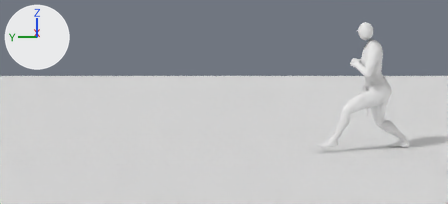
The Blender file anim-src/_preview_Back.blend as it was, and as the next commit left it.
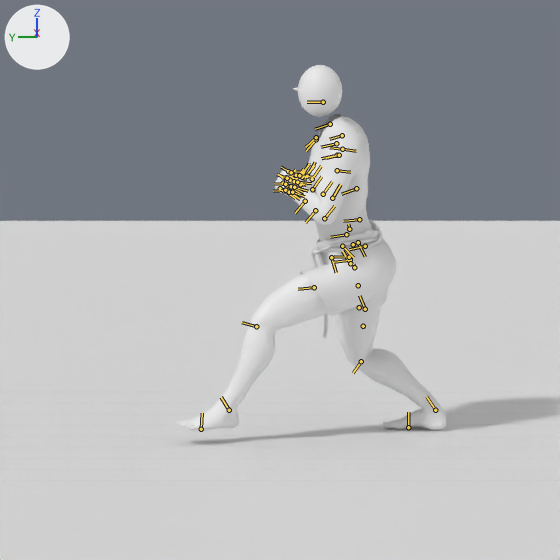
Each version appears first from the file's camera 'CamWide', and next in a close-up on the part from 57% to 100% of the width and 0% to 94% of the height. The axes (+X, +Y, +Z) are drawn at upper left. The lights are the same throughout. The last two pictures show the newer version. Both versions are drawn at frame 18 of the action 'StepDodgeBack'; the numbers are the values there. The bones that change, and the others that lie on the model, are drawn over the model as lines in the close-ups.

In view in the first close-up: 'Floor', 'HIMBO - Body HP', 'HIMBO - Boxers', 'HIMBO - Feet', 'HIMBO - Hands', 'PreviewHead', 'PreviewNose' and 13 more.
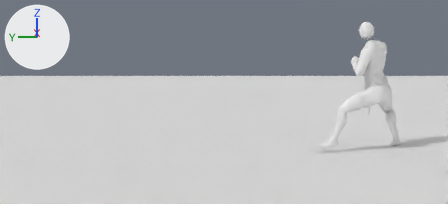
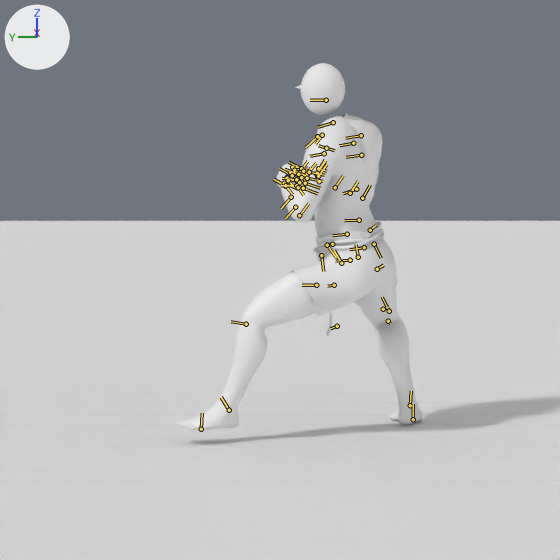
Edits to the scene script, one JSON object a line:
```json
{"block": "bone_npc_com__com", "where": "bone_npc_com__com = bpy.data.objects['StepDodge_Skeleton'].pose.bones['NPC COM [COM ]']  # child of 'NPC Root [Root]'"}
{"op": "set", "path": "bone_npc_com__com.rotation_quaternion", "old": "(0.998, -0.061, 0.006, 0.017)", "new": "(0.978, -0.058, 0.019, -0.199)", "note": "degrees (-7, 1, 2) -> degrees (-7, 1, -23)"}
{"block": "bone_npc_l_thigh__lthg", "where": "bone_npc_l_thigh__lthg = bpy.data.objects['StepDodge_Skeleton'].pose.bones['NPC L Thigh [LThg]']  # child of 'NPC Pelvis [Pelv]'"}
{"op": "set", "path": "bone_npc_l_thigh__lthg.rotation_quaternion", "old": "(0.829, -0.541, -0.059, -0.132)", "new": "(0.789, -0.524, 0.049, -0.318)", "note": "degrees (-65, -14, -9) -> degrees (-62, -15, -35)"}
{"block": "bone_npc_l_calf__lclf", "where": "bone_npc_l_calf__lclf = bpy.data.objects['StepDodge_Skeleton'].pose.bones['NPC L Calf [LClf]']  # child of 'NPC L Thigh [LThg]'"}
{"op": "set", "path": "bone_npc_l_calf__lclf.rotation_quaternion", "old": "(0.959, 0.282, -0.001, 0.0)", "new": "(0.937, 0.351, -0.002, 0.0)", "note": "degrees (33, 0, 0) -> degrees (41, 0, 0)"}
{"block": "bone_npc_l_foot__lft", "where": "bone_npc_l_foot__lft = bpy.data.objects['StepDodge_Skeleton'].pose.bones['NPC L Foot [Lft ]']  # child of 'NPC L Calf [LClf]'"}
{"op": "set", "path": "bone_npc_l_foot__lft.rotation_quaternion", "old": "(0.967, 0.196, -0.02, 0.16)", "new": "(0.979, 0.141, -0.03, 0.143)", "note": "degrees (22, -6, 18) -> degrees (16, -6, 16)"}
{"block": "bone_npc_r_thigh__rthg", "where": "bone_npc_r_thigh__rthg = bpy.data.objects['StepDodge_Skeleton'].pose.bones['NPC R Thigh [RThg]']  # child of 'NPC Pelvis [Pelv]'"}
{"op": "set", "path": "bone_npc_r_thigh__rthg.rotation_quaternion", "old": "(0.988, -0.034, -0.058, 0.136)", "new": "(0.778, -0.265, -0.247, 0.512)", "note": "degrees (-5, -6, 16) -> degrees (-42, -7, 69)"}
{"block": "bone_npc_r_calf__rclf", "where": "bone_npc_r_calf__rclf = bpy.data.objects['StepDodge_Skeleton'].pose.bones['NPC R Calf [RClf]']  # child of 'NPC R Thigh [RThg]'"}
{"op": "set", "path": "bone_npc_r_calf__rclf.rotation_quaternion", "old": "(0.92, 0.391, 0.002, 0.0)", "new": "(0.883, 0.47, 0.002, 0.0)", "note": "degrees (46, 0, 0) -> degrees (56, 0, 0)"}
{"block": "bone_npc_r_foot__rft", "where": "bone_npc_r_foot__rft = bpy.data.objects['StepDodge_Skeleton'].pose.bones['NPC R Foot [Rft ]']  # child of 'NPC R Calf [RClf]'"}
{"op": "set", "path": "bone_npc_r_foot__rft.rotation_quaternion", "old": "(0.903, -0.38, 0.199, 0.002)", "new": "(0.983, -0.075, 0.165, 0.02)", "note": "degrees (-47, 21, -9) -> degrees (-9, 19, 1)"}
{"block": "bone_npc_r_toe0__rtoe", "where": "bone_npc_r_toe0__rtoe = bpy.data.objects['StepDodge_Skeleton'].pose.bones['NPC R Toe0 [RToe]']  # child of 'NPC R Foot [Rft ]'"}
{"op": "set", "path": "bone_npc_r_toe0__rtoe.rotation_quaternion", "old": "(1.0, 0.0, 0.0, 0.0)", "new": "(0.766, 0.0, 0.643, 0.0)", "note": "degrees (0, 0, 0) -> degrees (0, 80, 0)"}
{"block": "bone_npc_neck__neck", "where": "bone_npc_neck__neck = bpy.data.objects['StepDodge_Skeleton'].pose.bones['NPC Neck [Neck]']  # child of 'NPC Spine2 [Spn2]'"}
{"op": "set", "path": "bone_npc_neck__neck.rotation_quaternion", "old": "(0.998, 0.061, -0.001, -0.002)", "new": "(0.992, 0.06, -0.035, 0.101)", "note": "degrees (7, 0, 0) -> degrees (6, -5, 11)"}
{"block": "bone_npc_head__head", "where": "bone_npc_head__head = bpy.data.objects['StepDodge_Skeleton'].pose.bones['NPC Head [Head]']  # child of 'NPC Neck [Neck]'"}
{"op": "set", "path": "bone_npc_head__head.rotation_quaternion", "old": "(0.998, 0.061, -0.002, -0.002)", "new": "(0.992, 0.06, -0.015, 0.106)", "note": "degrees (7, 0, 0) -> degrees (7, -2, 12)"}
```

Pixel boxes (x1, y1, x2, y2) of what changed, in the close-ups (560 x 560 px):
```json
{"object": "HIMBO - Body HP", "change": "posed", "before": [226, 114, 429, 405], "after": [224, 113, 414, 396], "on screen": "6% narrower"}
{"object": "HIMBO - Boxers", "change": "posed", "before": [300, 219, 396, 338], "after": [291, 221, 398, 336], "on screen": "11% wider"}
{"object": "HIMBO - Feet", "change": "posed", "before": [176, 391, 446, 431], "after": [176, 386, 423, 431], "on screen": "8% narrower, 12% taller"}
{"object": "PreviewHead", "change": "posed", "before": [298, 65, 342, 117], "after": [301, 63, 345, 115]}
{"object": "HIMBO - Hands", "change": "posed", "before": [275, 168, 308, 203], "after": [276, 163, 302, 196]}
{"object": "PreviewNose", "change": "posed", "before": [293, 87, 298, 91], "after": [296, 85, 301, 89], "on screen": "mostly hidden"}
{"bone": "NPC COM [COM ]", "before": "(350, 260) to (334, 262)", "after": "(350, 260) to (335, 261)"}
{"bone": "NPC L Thigh [LThg]", "before": "(350, 263) to (342, 251)", "after": "(341, 263) to (334, 250)"}
{"bone": "NPC L Calf [LClf]", "before": "(256, 326) to (242, 322)", "after": "(246, 324) to (231, 321)"}
{"bone": "NPC R Thigh [RThg]", "before": "(349, 257) to (334, 256)", "after": "(358, 257) to (356, 244)"}
{"bone": "NPC R Calf [RClf]", "before": "(361, 361) to (353, 373)", "after": "(388, 321) to (390, 323)"}
{"bone": "NPC R Foot [Rft ]", "before": "(435, 410) to (426, 396)", "after": "(410, 405) to (411, 391)"}
{"bone": "NPC R Toe0 [RToe]", "before": "(408, 427) to (408, 412)", "after": "(413, 419) to (413, 404)"}
{"bone": "NPC Neck [Neck]", "before": "(330, 124) to (315, 129)", "after": "(333, 122) to (318, 127)"}
{"bone": "NPC Head [Head]", "before": "(323, 102) to (307, 102)", "after": "(326, 100) to (310, 100)"}
```
